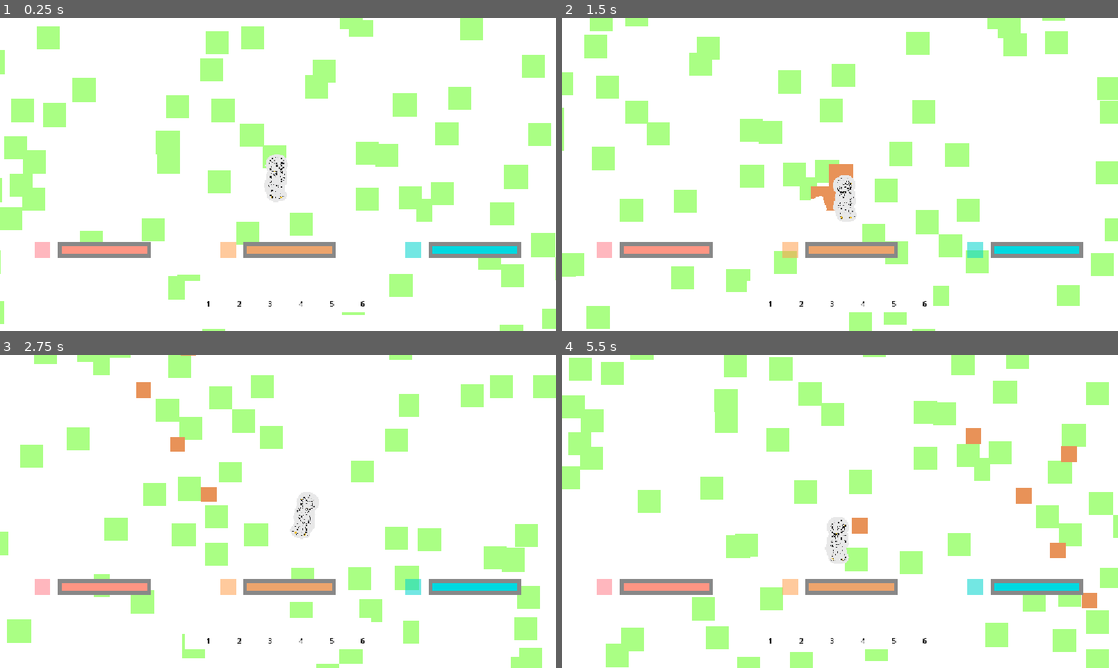
Above: before the commit, frames 1-4 (two rows, left to right).
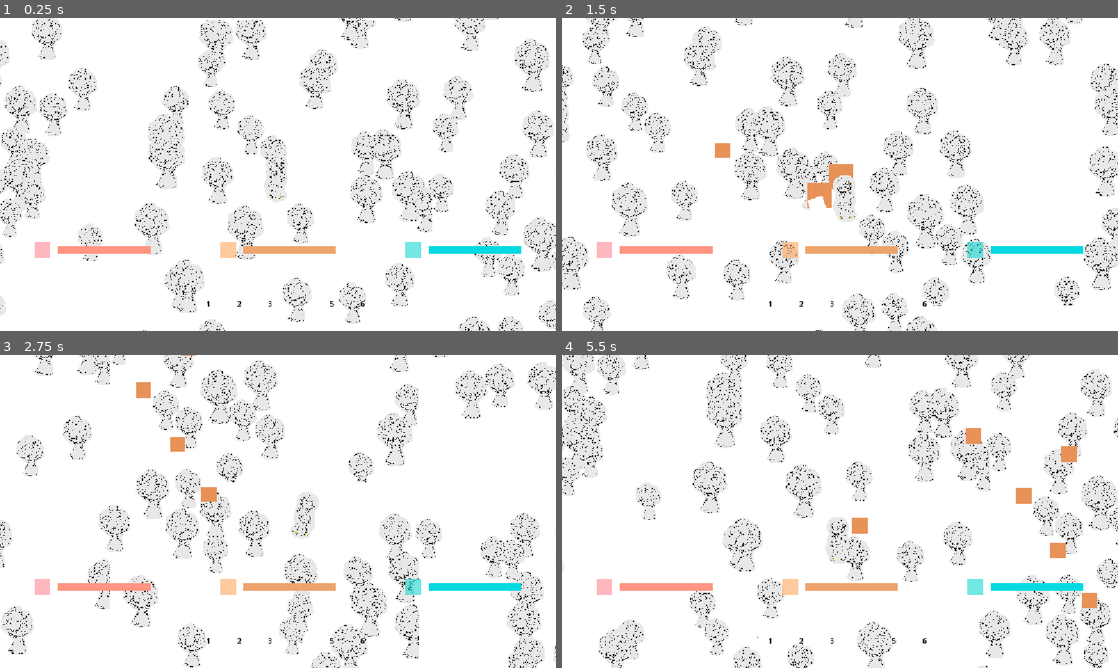
Above: after the commit, the same moments.

Repository: Duckwastakon/brackeysJam
Game: Godot game, scene res://map/map.tscn
Two runs of this game, one before a commit and one after it. Both use one fixed random seed, a clock stepped at 60 frames per second and the inputs below. The project has no main scene, so this scene is started directly.
Inputs (mouse positions are in pixels of both pictures, inside the frame that each line leads up to):
- Up to frame 1 (0.25 s): no input
- Up to frame 2 (1.5 s): tap Enter at 0.5 s; move the mouse to (962, 158) at 0.52 s; hold D (right) 0.53-1.28 s; tap 1 (1) at 0.6 s; click (962, 158) at 0.67 s; tap 2 (2) at 0.8, 1.35 s; move the mouse to (728, 190) at 1.27 s; hold S (down) from 1.28 s (still down); click (728, 190) at 1.42 s
- Up to frame 3 (2.75 s): tap 3 (3) at 1.55, 2.1 s; move the mouse to (333, 442) at 2.02 s; release S (down) at 2.03 s; hold D (right) from 2.03 s (still down); click (333, 442) at 2.17 s; tap 4 (4) at 2.3 s
- Up to frame 4 (5.5 s): move the mouse to (812, 574) at 2.77 s; release D (right) at 2.78 s; hold W (up) 2.78-3.53 s; tap 4 (4) at 2.85 s; click (812, 574) at 2.92 s; tap 5 (5) at 3.05, 3.6 s; move the mouse to (1006, 558) at 3.52 s; hold A (left) 3.53-5.03 s; click (1006, 558) at 3.67 s; tap 6 (6) at 3.8, 4.35 s; move the mouse to (673, 464) at 4.27 s; click (673, 464) at 4.42 s; tap Q (q) at 4.55, 5.1 s; move the mouse to (867, 511) at 5.02 s; hold S (down) from 5.03 s (still down); click (867, 511) at 5.17 s; tap 1 (1) at 5.3 s

The runs differ from the first frame. In frame 1, 16% of the frame differs, in the area x 0-100%, y 0-100%; in frame 2, 17%; in frame 3, 15%; in frame 4, 18%.
Error in both runs: Invalid access to property or key 'damage' on a base object of type 'Area2D'. (res://player/attacking_controller.gd:38)

Commit message:
inventory crafting, info showcase

Diff:
--- a/craftableItems.gd
+++ b/craftableItems.gd
@@ -1,18 +1,62 @@
 extends Node
 
-var items = [
-	"sticks",
-	"rock",
-]
+var items = {
+	"logs": {
+		"stackable": true,
+		"png": "res://drawn assets/log.PNG"
+	},
+
+	"sticks": {
+		"stackable": true,
+		"png": "res://drawn assets/stick.PNG",
+	},
+
+	"rocks": {
+		"stackable": true,
+		"png": "res://drawn assets/rockOre.PNG",
+	},
+
+	"leafs": {
+		"stackable": true,
+		"png": "res://drawn assets/leaf.PNG",
+	},
+
+	"pickaxe": {
+		"stackable": false,
+		"png": "res://drawn assets/picaxe.PNG",
+	},
+
+	"sword": {
+		"stackable": false,
+		"png": "res://drawn assets/sword.PNG"
+	},
+
+	"axe": {
+		"stackable": false,
+		"png": "res://drawn assets/axe.PNG",
+	},
+}
 
 var cratables = {
-	"swrd": {
-		"sticks": 3
+	"sword": {
+		"items": {
+			"sticks": 3
+		},
+		"amount": 1,
+		"time": 3,
 	},
-	"bow": {
-		"sticks": 5
+	"axe": {
+		"items": {
+			"sticks": 5
+		},
+		"amount": 1,
+		"time": 3,
 	},
-	"club": {
-		"sticks": 9
+	"pickaxe": {
+		"items": {
+			"sticks": 8
+		},
+		"amount": 1,
+		"time": 3,
 	}
 }
--- a/inventory.gd
+++ b/inventory.gd
@@ -9,6 +9,9 @@
 
 @onready var craftableButton = $craftable
 @onready var craftableContainer = $craftableItems
+
+var crafting = false
+signal startCrafting
 
 func _ready() -> void:
 	for i in inventorySize:
@@ -29,52 +32,52 @@
 		slotContainer.size.y/2)
 		newInvSlot.get_child(0).text = str(i+1)
 
+func updateSlot(index):
+	var slot = slotContainer.get_child(index)
+	var slotItem
+	if (inventory[index] == ""):
+		slotItem = {"stackable": false, "png": ""}
+	else:
+		slotItem = CraftableItems.items[inventory[index]]
+
+	if slotItem["stackable"] == true:
+		slot.get_child(0).text = str(invAmounts[index])
+	else:
+		slot.get_child(0).text = ""
+
+	slot.get_child(1).texture = load(slotItem["png"])
+
+func equipItem(ind):
+	for i in slotContainer.get_child_count():
+		if i == ind:
+			slotContainer.get_child(i).modulate = Color.from_rgba8(255, 255, 255, 50)
+		else:
+			slotContainer.get_child(i).modulate = Color.from_rgba8(255, 255, 255, 25)
+	return([inventory[ind], invAmounts[ind]])
+
 func getItem(ind):
 	return([inventory[ind], invAmounts[ind]])
 
+func canPickup(itemName):
+	var itemData = CraftableItems.items[itemName]
+
+	if itemData == null: return false
+
+	var stackable = itemData["stackable"]
+	if(stackable):
+		if(inventory.has(itemName)): return true
+	if(inventory.has("")): return true
+
+	return false
+
 func pickUpItem(itemName, amount = 1):
-	var success = attemptPickUp(itemName, amount)
-	if(success):
+	var result = canPickup(itemName)
+	print(result)
+	if(result):
+		addItem(itemName, amount)
 		setCrafting()
 
-	return success
-
-func attemptPickUp(itemName, amount = 1):
-	var stackable = true
-	if(stackable):
-		if(inventory.has(itemName)):
-			invAmounts[inventory.find(itemName)] += amount
-			return true
-		else:
-			for i in inventory.size():
-				if inventory[i] == "":
-					inventory[i] = itemName
-					invAmounts[i] += amount
-					return true
-	else:
-		for i in inventory.size():
-			if inventory[i] == "":
-				inventory[i] = itemName
-				invAmounts[i] = 1
-				return true
-
-	return false
-
-func pickableUp(itemName):
-	var stackable = true
-	if(stackable):
-		if(inventory.has(itemName)):
-			return true
-		else:
-			for i in inventory.size():
-				if inventory[i] == "":
-					return true
-	else:
-		for i in inventory.size():
-			if inventory[i] == "":
-				return true
-
-	return false
+	return result
 
 func dropItem(ind):
 	var item = [inventory[ind], invAmounts[ind]]
@@ -83,16 +86,21 @@
 	return item
 
 func setCrafting():
+	if crafting: return
+
 	for c in craftableContainer.get_children():
-		if c is Button:
-			c.disconnect("button_up", craft)
+		#if c is Button:
+		#	c.disconnect("mouse_entered", showData)
+		#	c.disconnect("mouse_exited", hideData)
+		#	c.disconnect("button_up", craft)
 		c.queue_free()
+
 	var i = 0
 	for craftable in CraftableItems.cratables:
 		var possible = true
-		for item in CraftableItems.cratables[craftable]:
+		for item in CraftableItems.cratables[craftable]["items"]:
 			if(inventory.has(item)):
-				if(invAmounts[inventory.find(item)] >= CraftableItems.cratables[craftable][item]):
+				if(invAmounts[inventory.find(item)] >= CraftableItems.cratables[craftable]["items"][item]):
 					pass
 				else:
 					possible = false
@@ -106,42 +114,99 @@
 			var currentButtons = i
 			i+=1
 			var y = (currentButtons - (currentButtons%5))/5
-			print(craftable)
-			print(y)
 			var x = currentButtons - y*5
-			print(x)
 
 			craftableContainer.add_child(newButton)
-			newButton.position = Vector2(8+64*x, 8+84*y)
-			newButton.text = str(craftable)
+			newButton.position = Vector2(8+64*x, 8+64*y)
+			newButton.get_child(0).texture = load(CraftableItems.items[craftable]["png"])
 			newButton.visible = true
 
-			newButton.connect("button_up", craft.bind(craftable, CraftableItems.cratables[craftable], newButton))
-
-var crafting = false
+			newButton.connect("mouse_entered", showData.bind(craftable, newButton))
+			newButton.connect("mouse_exited", hideData.bind(newButton))
+			newButton.connect("button_up", craft.bind(craftable, CraftableItems.cratables[craftable]["items"], newButton))
 
 func craft(itemName, costs, btn: Button):
 	if(crafting): return
 
+	startCrafting.emit()
 	crafting = true
 	var craftingTime = 3
 
 	var colorRectInd = ColorRect.new()
 	btn.add_child(colorRectInd)
 	colorRectInd.position = Vector2(0, btn.size.y)
-	colorRectInd.modulate = Color.from_rgba8(48, 48, 48, 100)
+	colorRectInd.modulate = Color.from_rgba8(114, 44, 43, 100)
 	colorRectInd.size = Vector2(btn.size.x, btn.size.y)
 	colorRectInd.scale = Vector2(1, 0)
+	colorRectInd.mouse_filter = Control.MOUSE_FILTER_IGNORE
 
 	var timerTween = create_tween()
 	timerTween.tween_property(colorRectInd, "scale", Vector2(1, -1), craftingTime)
 	timerTween.play()
 	await timerTween.finished
+	for item in costs:
+		removeItem(item, costs[item])
+	addItem(itemName, 1)
+
+	crafting = false
+	setCrafting()
 	timerTween.kill()
 	if(colorRectInd):
 		colorRectInd.queue_free()
 
-	crafting = false
-
-func removeItems(items):
-	pass
+func addItem(item, amount):
+	var id
+	if(inventory.has(item) and CraftableItems.items[item]["stackable"]):
+		invAmounts[inventory.find(item)] += amount
+		id = inventory.find(item)
+	else:
+		id = inventory.find("")
+		inventory[id] = item
+		invAmounts[id] = amount
+
+	updateSlot(id)
+
+func removeItem(item, amount):
+	var id = inventory.find(item)
+	invAmounts[id] -= amount
+	if invAmounts[id] <= 0:
+		inventory[id] = ""
+
+	updateSlot(id)
+
+var currentDataParent = null
+@onready var dataShowcase = $craftingInfo
+
+func showData(itemName, btn):
+	currentDataParent = btn
+	var data = CraftableItems.cratables[itemName]["items"]
+	dataShowcase.visible = true
+	for i in dataShowcase.get_child_count():
+		if i == 0 or i == 1:
+			pass
+		else:
+			dataShowcase.get_child(i).queue_free()
+
+	var amount = CraftableItems.cratables[itemName]["amount"]
+	if amount > 1:
+		dataShowcase.get_child(1).text = str(amount) + "x " + itemName
+	else:
+		dataShowcase.get_child(1).text = itemName
+
+	dataShowcase.get_child(0).size = Vector2(128, 24*(data.size()+1))
+
+	var i = 1
+	for resourceName in data:
+		var newText = dataShowcase.get_child(1).duplicate()
+		newText.horizontal_alignment = HORIZONTAL_ALIGNMENT_CENTER
+
+		var txt = str(data[resourceName]) + ": " + str(resourceName)
+
+		newText.text = txt
+		dataShowcase.add_child(newText)
+		newText.position = Vector2(0, 24 * i)
+		i+=1
+
+func hideData(btn):
+	if (currentDataParent == btn):
+		dataShowcase.visible = false
--- /dev/null
+++ b/player/crafting_info.gd
@@ -0,0 +1,4 @@
+extends Control
+
+func _process(delta: float) -> void:
+	global_position = get_global_mouse_position()
--- a/player/inventory.tscn
+++ b/player/inventory.tscn
@@ -1,10 +1,15 @@
 [gd_scene format=3 uid="uid://cjf0m67tueaka"]
 
 [ext_resource type="Script" uid="uid://cco3ewf4jjf1" path="res://inventory.gd" id="1_sqil7"]
+[ext_resource type="Script" uid="uid://wcvuv5qiwxlo" path="res://player/crafting_info.gd" id="2_dpmf6"]
 
 [sub_resource type="LabelSettings" id="LabelSettings_sqil7"]
 font_color = Color(0, 0, 0, 1)
 outline_size = 4
+
+[sub_resource type="LabelSettings" id="LabelSettings_dpmf6"]
+outline_size = 4
+outline_color = Color(0, 0, 0, 1)
 
 [node name="inventory" type="CanvasLayer" unique_id=313071139]
 script = ExtResource("1_sqil7")
@@ -23,6 +28,7 @@
 offset_top = 512.0
 offset_right = 448.0
 offset_bottom = 576.0
+color = Color(1, 1, 1, 0.09803922)
 
 [node name="Label" type="Label" parent="invSlot" unique_id=1469025909]
 layout_mode = 0
@@ -35,6 +41,12 @@
 horizontal_alignment = 1
 vertical_alignment = 1
 
+[node name="TextureRect" type="TextureRect" parent="invSlot" unique_id=177710214]
+layout_mode = 0
+offset_right = 64.0
+offset_bottom = 64.0
+expand_mode = 1
+
 [node name="health" type="Control" parent="." unique_id=1526879345]
 layout_mode = 3
 anchors_preset = 0
@@ -46,17 +58,15 @@
 [node name="background" type="ColorRect" parent="health" unique_id=2114921211]
 layout_mode = 0
 offset_left = 56.0
-offset_top = 16.0
+offset_top = 24.0
 offset_right = 248.0
-offset_bottom = 48.0
+offset_bottom = 40.0
 color = Color(0.53224236, 0.53224236, 0.53224236, 1)
 
 [node name="fill" type="ColorRect" parent="health/background" unique_id=1169170729]
 layout_mode = 0
-offset_left = 8.0
-offset_top = 8.0
-offset_right = 184.0
-offset_bottom = 24.0
+offset_right = 192.0
+offset_bottom = 16.0
 color = Color(1, 0.58370584, 0.5135992, 1)
 
 [node name="icon" type="ColorRect" parent="health" unique_id=1884173818]
@@ -78,17 +88,15 @@
 [node name="background3" type="ColorRect" parent="warmth" unique_id=31855484]
 layout_mode = 0
 offset_left = 56.0
-offset_top = 16.0
+offset_top = 24.0
 offset_right = 248.0
-offset_bottom = 48.0
+offset_bottom = 40.0
 color = Color(0.53224236, 0.53224236, 0.53224236, 1)
 
 [node name="fill" type="ColorRect" parent="warmth/background3" unique_id=239162408]
 layout_mode = 0
-offset_left = 8.0
-offset_top = 8.0
-offset_right = 184.0
-offset_bottom = 24.0
+offset_right = 192.0
+offset_bottom = 16.0
 color = Color(0, 0.85005337, 0.8836335, 1)
 
 [node name="icon3" type="ColorRect" parent="warmth" unique_id=690895390]
@@ -110,17 +118,15 @@
 [node name="background2" type="ColorRect" parent="hunger" unique_id=752846547]
 layout_mode = 0
 offset_left = 56.0
-offset_top = 16.0
+offset_top = 24.0
 offset_right = 248.0
-offset_bottom = 48.0
+offset_bottom = 40.0
 color = Color(0.53224236, 0.53224236, 0.53224236, 1)
 
 [node name="fill" type="ColorRect" parent="hunger/background2" unique_id=698780531]
 layout_mode = 0
-offset_left = 8.0
-offset_top = 8.0
-offset_right = 184.0
-offset_bottom = 24.0
+offset_right = 192.0
+offset_bottom = 16.0
 color = Color(0.9290363, 0.64221257, 0.4239976, 1)
 
 [node name="icon2" type="ColorRect" parent="hunger" unique_id=1441680399]
@@ -143,3 +149,31 @@
 offset_top = 8.0
 offset_right = 56.0
 offset_bottom = 56.0
+
+[node name="imagePNG" type="TextureRect" parent="craftable" unique_id=170979696]
+layout_mode = 0
+offset_right = 48.0
+offset_bottom = 48.0
+expand_mode = 1
+
+[node name="craftingInfo" type="Control" parent="." unique_id=2047304642]
+visible = false
+layout_mode = 3
+anchors_preset = 0
+offset_right = 128.0
+offset_bottom = 192.0
+mouse_filter = 2
+script = ExtResource("2_dpmf6")
+
+[node name="ColorRect" type="ColorRect" parent="craftingInfo" unique_id=1250208943]
+layout_mode = 0
+offset_right = 128.0
+offset_bottom = 24.0
+mouse_filter = 2
+
+[node name="Label" type="Label" parent="craftingInfo" unique_id=22894273]
+layout_mode = 0
+offset_right = 128.0
+offset_bottom = 24.0
+text = "sword"
+label_settings = SubResource("LabelSettings_dpmf6")
--- a/project.godot
+++ b/project.godot
@@ -26,7 +26,7 @@
 
 [editor_plugins]
 
-enabled=PackedStringArray()
+enabled=PackedStringArray("res://addons/godot_super-wakatime/plugin.cfg")
 
 [input]
 
--- a/resources/resource.gd
+++ b/resources/resource.gd
@@ -4,13 +4,17 @@
 var hp = 5
 signal damage
 
-const resourse = preload("res://resources/dropped_item.tscn")
+const resource = preload("res://resources/dropped_item.tscn")
+
+@onready var resourceSprite = $resourceSprite
 
 func _ready() -> void:
 	connect("damage", shakeObject)
 
+	resourceSprite.scale *= randf_range(0.8, 1.2)
+
 func dropResource():
-	var newResource: CharacterBody2D = resourse.instantiate()
+	var newResource: CharacterBody2D = resource.instantiate()
 	newResource.global_position = global_position
 	get_parent().call_deferred("add_child", newResource)
 
@@ -33,12 +37,12 @@
 		while(shakeAmount > 0):
 			shakeAmount -= 1
 			var newTween = create_tween()
-			newTween.tween_property($ColorRect, "position",
-			Vector2(-48 + randi_range(-4, 4), -48 + randi_range(-4, 4)), 0.04)
+			newTween.tween_property(resourceSprite, "position",
+			Vector2(randi_range(-4, 4), randi_range(-4, 4)), 0.04)
 
 			newTween.play()
 			await newTween.finished
 			newTween.kill()
-		$ColorRect.position = Vector2(-48, -48)
+		resourceSprite.position = Vector2(0, 0)
 	else:
 		shakeAmount = 8
--- a/resources/resource.tscn
+++ b/resources/resource.tscn
@@ -1,19 +1,18 @@
 [gd_scene format=3 uid="uid://bu0pmkhglv6yv"]
 
 [ext_resource type="Script" uid="uid://ds6ngnraiyuwp" path="res://resources/resource.gd" id="1_dtidl"]
+[ext_resource type="Texture2D" uid="uid://cwydavob4413y" path="res://drawn assets/tree.PNG" id="2_bo38f"]
 
 [sub_resource type="RectangleShape2D" id="RectangleShape2D_d33tg"]
-size = Vector2(96, 96)
+size = Vector2(96, 112)
 
 [node name="resource" type="Area2D" unique_id=554154062]
 script = ExtResource("1_dtidl")
 
-[node name="ColorRect" type="ColorRect" parent="." unique_id=1598015002]
-offset_left = -48.0
-offset_top = -48.0
-offset_right = 48.0
-offset_bottom = 48.0
-color = Color(0.6660954, 0.9972642, 0.51896703, 1)
+[node name="CollisionShape2D" type="CollisionShape2D" parent="." unique_id=474364631]
+position = Vector2(0, 24)
+shape = SubResource("RectangleShape2D_d33tg")
 
-[node name="CollisionShape2D" type="CollisionShape2D" parent="." unique_id=474364631]
-shape = SubResource("RectangleShape2D_d33tg")
+[node name="resourceSprite" type="Sprite2D" parent="." unique_id=1046662729]
+scale = Vector2(0.08, 0.08)
+texture = ExtResource("2_bo38f")
Not shown, added: player/crafting_info.gd.uid
